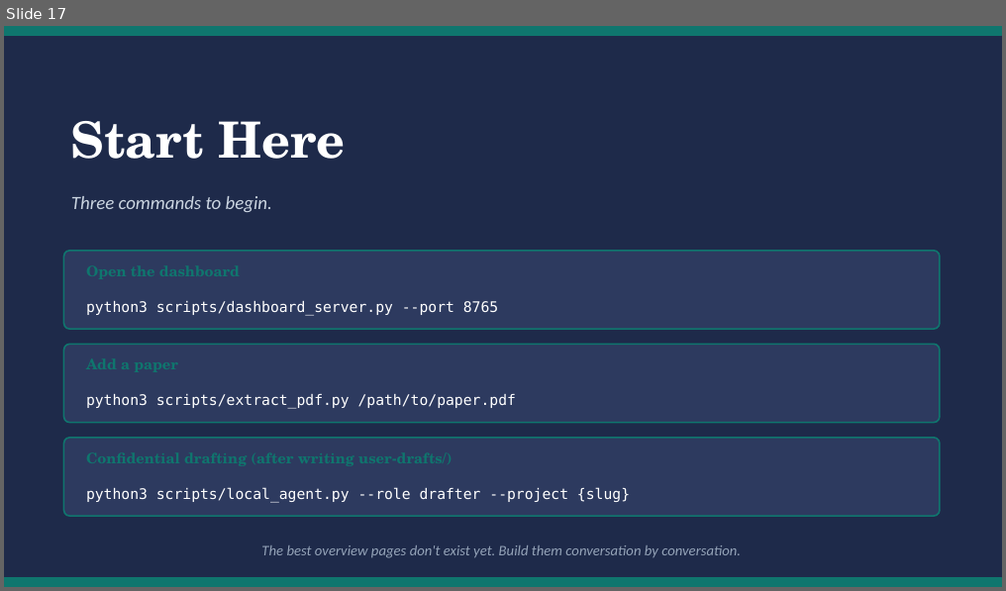
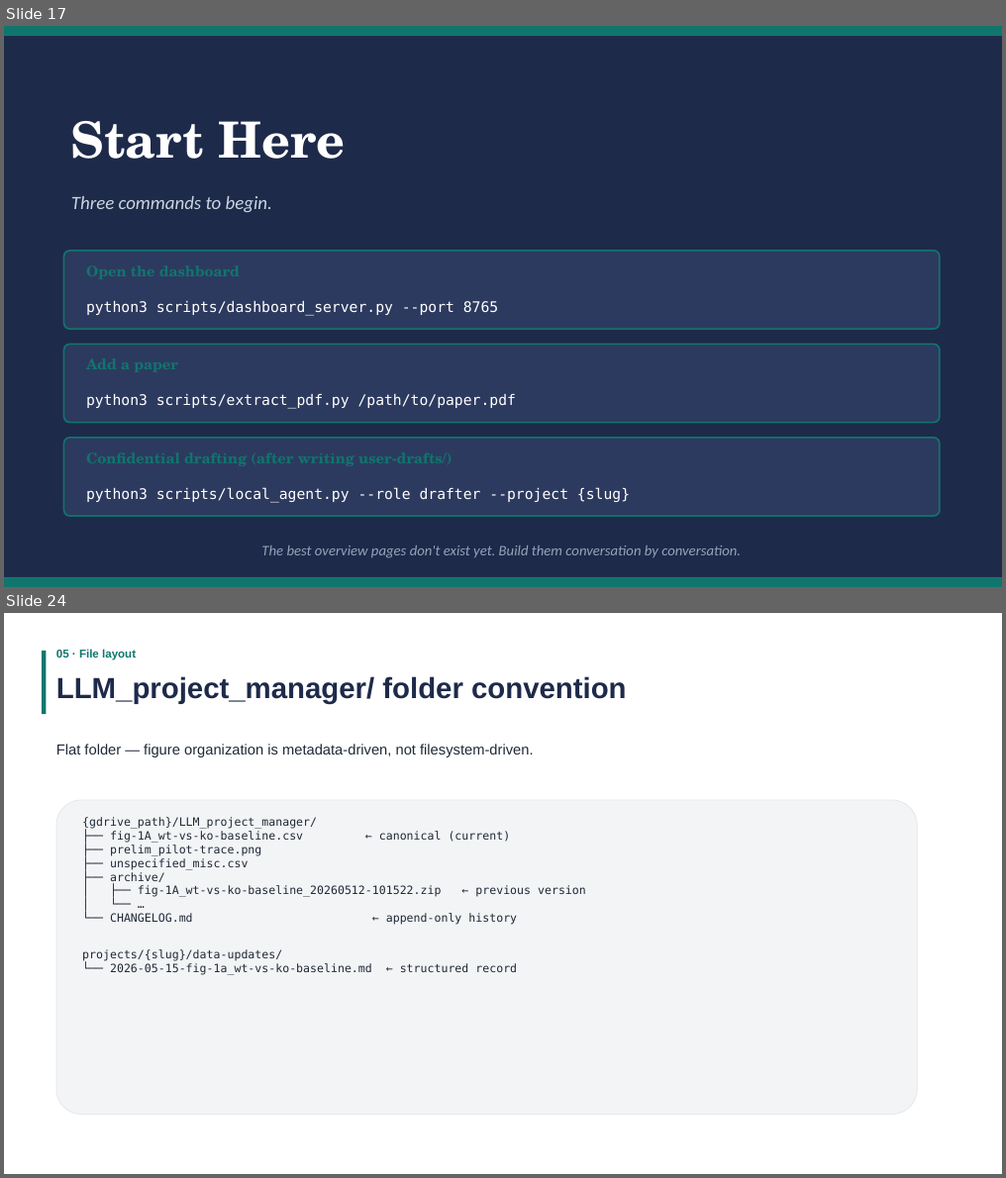
Before and after one commit to hyungeun-shimm/llm-wiki-research-stack, a slide deck: _system/docs/System_Philosophy_Guide.pptx. Shown one above the other, each under a label of ours: slide 17 before the commit, slides 17 and 24 after it; the slides between them are not shown. The pictures are 1006x591 and 1006x1178 pixels, drawn with LibreOffice and Linux fonts; fonts in the diff are those of the drawing. Boxes give left, top, right and bottom in pixels: in the first picture for what was removed or moved away, otherwise in the second. Text is boxed around its words. In the diff, an @@ line names an element or a change of style, - is before the commit and + after.

```diff
--- a/_system/docs/System_Philosophy_Guide.pptx
+++ b/_system/docs/System_Philosophy_Guide.pptx
@@ slide 24 added at box(4, 613, 1002, 1174), background #FFFFFF @@
@@ rectangle added at box(42, 651, 46, 714), fill #0F766E @@
@@ text added at box(56, 649, 136, 661), 11 pt, text #0F766E, bold @@
+05 · File layout
@@ text added at box(56, 676, 627, 703), 28 pt, text #1E2A4A, bold @@
+LLM_project_manager/ folder convention
@@ text added at box(56, 744, 533, 758), 14 pt, text #1F2937 @@
+Flat folder — figure organization is metadata-driven, not filesystem-driven.
@@ rounded rectangle added at box(56, 800, 918, 1115), fill #F3F4F6, outline #E5E7EB 0.75 pt @@
@@ text added at box(82, 817, 586, 974), 11 pt, text #1F2937 @@
+{gdrive_path}/LLM_project_manager/
+├── fig-1A_wt-vs-ko-baseline.csv ← canonical (current)
+├── prelim_pilot-trace.png
+├── unspecified_misc.csv
+├── archive/
+│ ├── fig-1A_wt-vs-ko-baseline_20260512-101522.zip ← previous version
+│ └── …
+└── CHANGELOG.md ← append-only history
+projects/{slug}/data-updates/
+└── 2026-05-15-fig-1a_wt-vs-ko-baseline.md ← structured record
```
Also in this commit, not shown: 12 other slides added, 29 other files.
